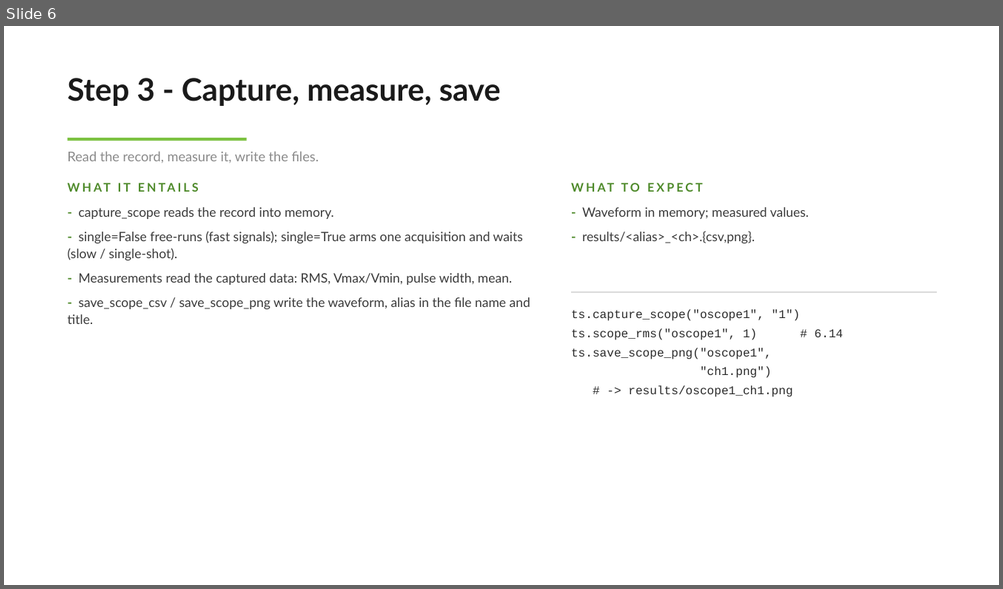
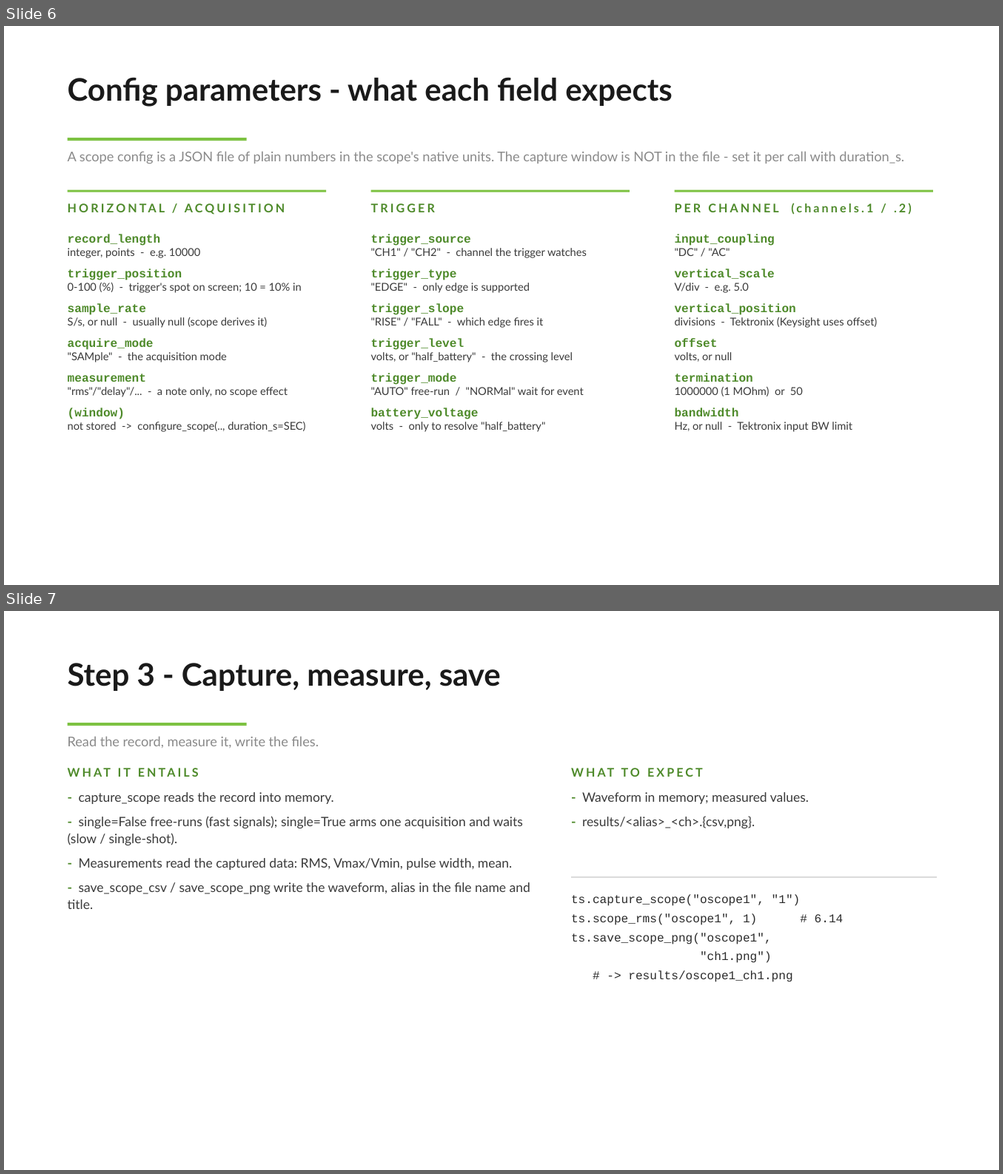
Before and after one commit to 25narular4926/InsturmentAutomation, a slide deck: docs/instrument_automation_final.pptx. Shown one above the other, each under a label of ours: slide 6 before the commit, slides 6 and 7 after it. The pictures are 1003x589 and 1003x1174 pixels, drawn with LibreOffice and Linux fonts; fonts in the diff are those of the drawing. Boxes give left, top, right and bottom in pixels: in the first picture for what was removed or moved away, otherwise in the second. Text is boxed around its words. In the diff, an @@ line names an element or a change of style, - is before the commit and + after.

Commit message:
Add arm_scope/read_scope for event-in-later-step capture; refresh deck + manuals
- arm_scope / read_scope (+ fleet arm / read_armed): non-blocking arm, then read the
  frozen record after the trigger fires - for a signal generated in a LATER TestStand
  step (Tektronix). Avoids capture_scope(single=True) blocking with nothing to capture.
- Presentation: add "Config parameters - what each field expects" slide; update the
  Configure slide to use duration_s (drop removed horizontal_scale / triggerModeAuto).
- User manual + developer guide: add config parameter reference tables (scope, channel,
  generator); document scope_delay; replace stale horizontal_scale with duration_s.

```diff
--- a/docs/instrument_automation_final.pptx
+++ b/docs/instrument_automation_final.pptx
@@ slide 6 added at [4,26,999,585], background #FFFFFF @@
@@ text added at [68,77,672,107], 30 pt, text #1A1A1A, bold @@
+Config parameters - what each field expects
@@ rectangle added at [68,138,247,141], fill #7DC242 @@
@@ text added at [68,151,904,164], 13 pt, text #8A8A8A @@
+A scope config is a JSON file of plain numbers in the scope's native units. The capture window is NOT in the file - set it per call with duration_s.
@@ rectangle added at [68,190,327,192], fill #7DC242 @@
@@ rectangle added at [371,190,630,192], fill #7DC242 @@
@@ rectangle added at [674,190,933,192], fill #7DC242 @@
@@ text added at [674,203,911,215], 11.5 pt, text #4E8A2A, bold @@
+PER CHANNEL (channels.1 / .2)
@@ text added at [371,204,435,212], 11.5 pt, text #4E8A2A, bold @@
+TRIGGER
@@ text added at [68,234,305,432], 10.5 pt, text #3A3A3A @@
+record_length
+integer, points - e.g. 10000
+trigger_position
+0-100 (%) - trigger's spot on screen; 10 = 10% in
+sample_rate
+S/s, or null - usually null (scope derives it)
+acquire_mode
+"SAMple" - the acquisition mode
+measurement
+"rms"/"delay"/... - a note only, no scope effect
+(window)
+not stored -> configure_scope(.., duration_s=SEC)
@@ text added at [371,234,586,432], 10.5 pt, text #3A3A3A @@
+trigger_source
+"CH1" / "CH2" - channel the trigger watches
+trigger_type
+"EDGE" - only edge is supported
+trigger_slope
+"RISE" / "FALL" - which edge fires it
+trigger_level
+volts, or "half_battery" - the crossing level
+trigger_mode
+"AUTO" free-run / "NORMal" wait for event
+battery_voltage
+volts - only to resolve "half_battery"
@@ text added at [674,234,876,432], 10.5 pt, text #3A3A3A @@
+input_coupling
+"DC" / "AC"
+vertical_scale
+V/div - e.g. 5.0
+vertical_position
+divisions - Tektronix (Keysight uses offset)
+offset
+volts, or null
+termination
+1000000 (1 MOhm) or 50
+bandwidth
+Hz, or null - Tektronix input BW limit
@@ text added at [146,352,197,363], 11.5 pt, text #4E8A2A, bold @@
+HORIZONTAL / ACQUISITION
@@ what was slide 6 is now slide 7 @@
```
Also in this commit, not shown: 1 slide changed, 4 other files.
